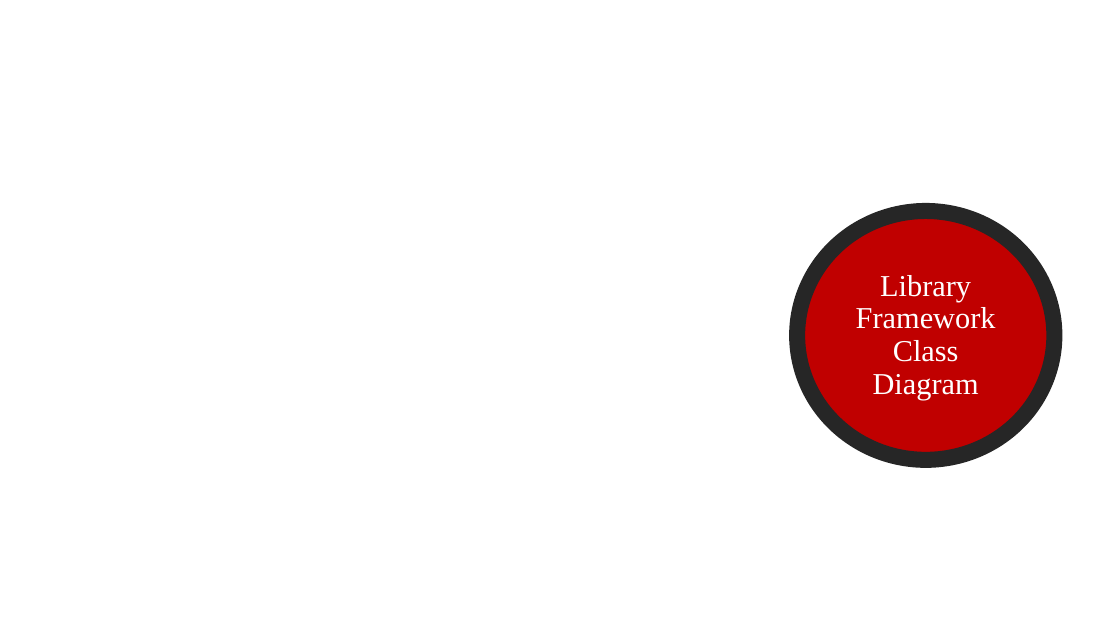
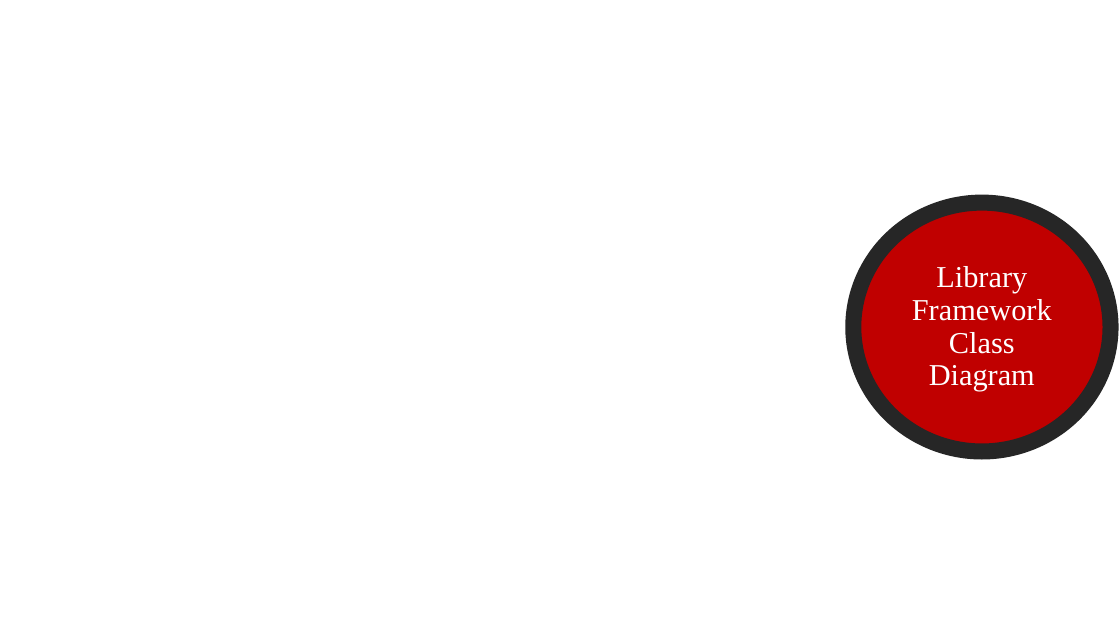
Before and after one commit to asdprojectlibrary/FrameworkLibraryProject, a slide deck: slide 7 of FinalLibraryFrameworkDesignDocument.pptx. Drawn at 1120x630 pixels with LibreOffice and Linux fonts; fonts in the diff are those of the drawing; background and template pictures are left out. Boxes give left, top, right and bottom in pixels: in the first picture for what was removed or moved away, otherwise in the second. Text is boxed around its words. In the diff, an @@ line names an element or a change of style, - is before the commit and + after.

```diff
--- a/FinalLibraryFrameworkDesignDocument.pptx
+++ b/FinalLibraryFrameworkDesignDocument.pptx
@@ ellipse "Library Framework Class Diagram": place and size @@
-ellipse "Library Framework Class Diagram" at [797,211,1054,460]
+ellipse "Library Framework Class Diagram" at [854,202,1111,451]
```
